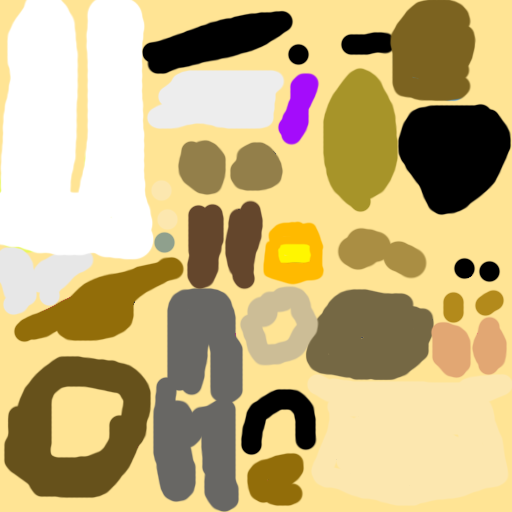
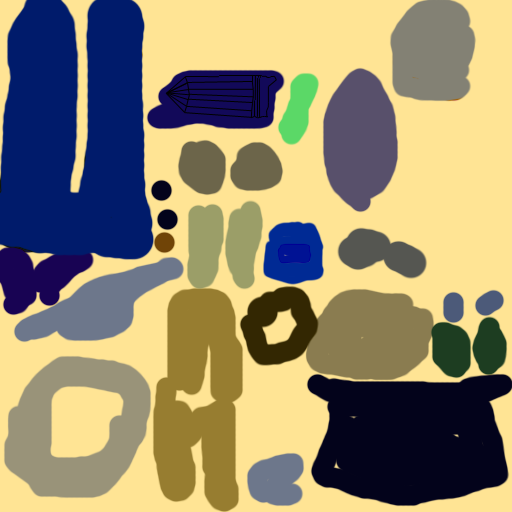
Before/after of a (512, 512) layered artwork. What changed in the layer stack:
added layer "Shape 52" above "Shape 51" over [258, 78, 261, 118]
added layer "Shape 49" above "Shape 48" over [256, 78, 258, 117]
added layer "Shape 48" above "Shape 47" over [253, 100, 255, 117]
added layer "Shape 47" above "Shape 46" over [254, 75, 256, 100]
added layer "Shape 40" above "Shape 39" over [268, 79, 277, 87]
added layer "Shape 39" above "Shape 38" over [267, 86, 269, 103]
added layer "Shape 23" above "Shape 22" over [187, 106, 252, 112]
added layer "Shape 22" above "Shape 21" over [188, 98, 253, 103]
added layer "Shape 21" above "Shape 20" over [189, 93, 254, 98]
added layer "Shape 20" above "Shape 19" over [188, 88, 254, 90]
added layer "Shape 19" above "Shape 18" over [187, 81, 253, 83]
added layer "Shape 18" above "Shape 17" over [166, 82, 188, 94]
added layer "Shape 16" above "Shape 15" over [167, 83, 187, 94]
added layer "Shape 15" above "Shape 14" over [166, 89, 189, 94]
added layer "Shape 14" above "Shape 13" over [167, 92, 190, 96]
added layer "Shape 13" above "Shape 12" over [166, 92, 189, 101]
added layer "Shape 12" above "Shape 11" over [166, 93, 187, 107]
added layer "Shape 5" above "Shape 4" over [184, 112, 253, 118]
added layer "Shape 4" above "Shape 3" over [165, 93, 185, 113]
added layer "Shape 3" above "Shape 2" over [165, 76, 186, 94]
added layer "Shape 2" above "Shape 1" over [219, 75, 262, 76]
added layer "Shape 1" above "Layer 2" over [185, 76, 219, 78]
"Layer 2": blend normal → difference over [0, 0, 512, 512]
hid "Layer 0" over [0, 0, 512, 512]
…and 10 more changes (10 added)
